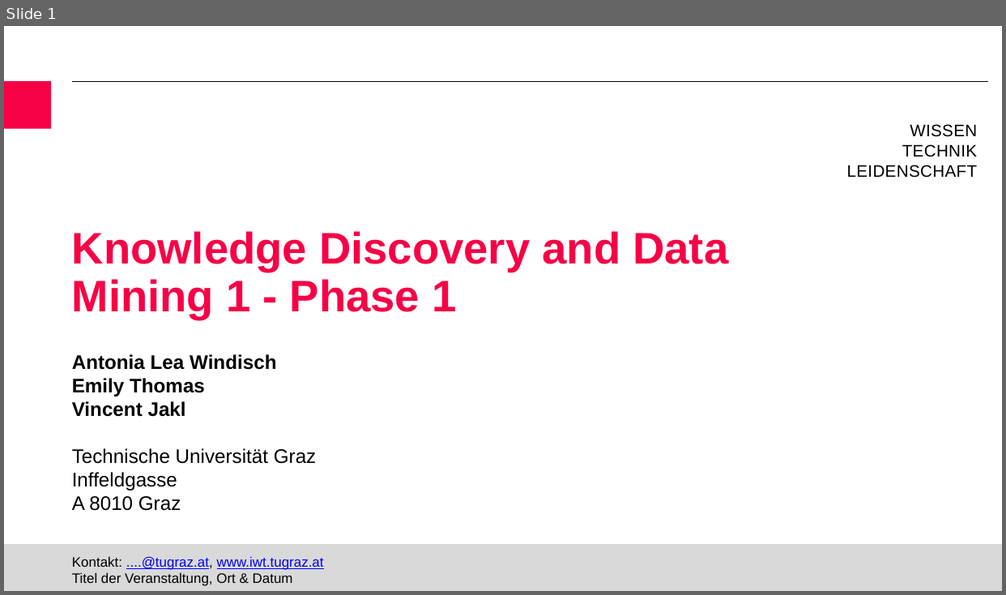
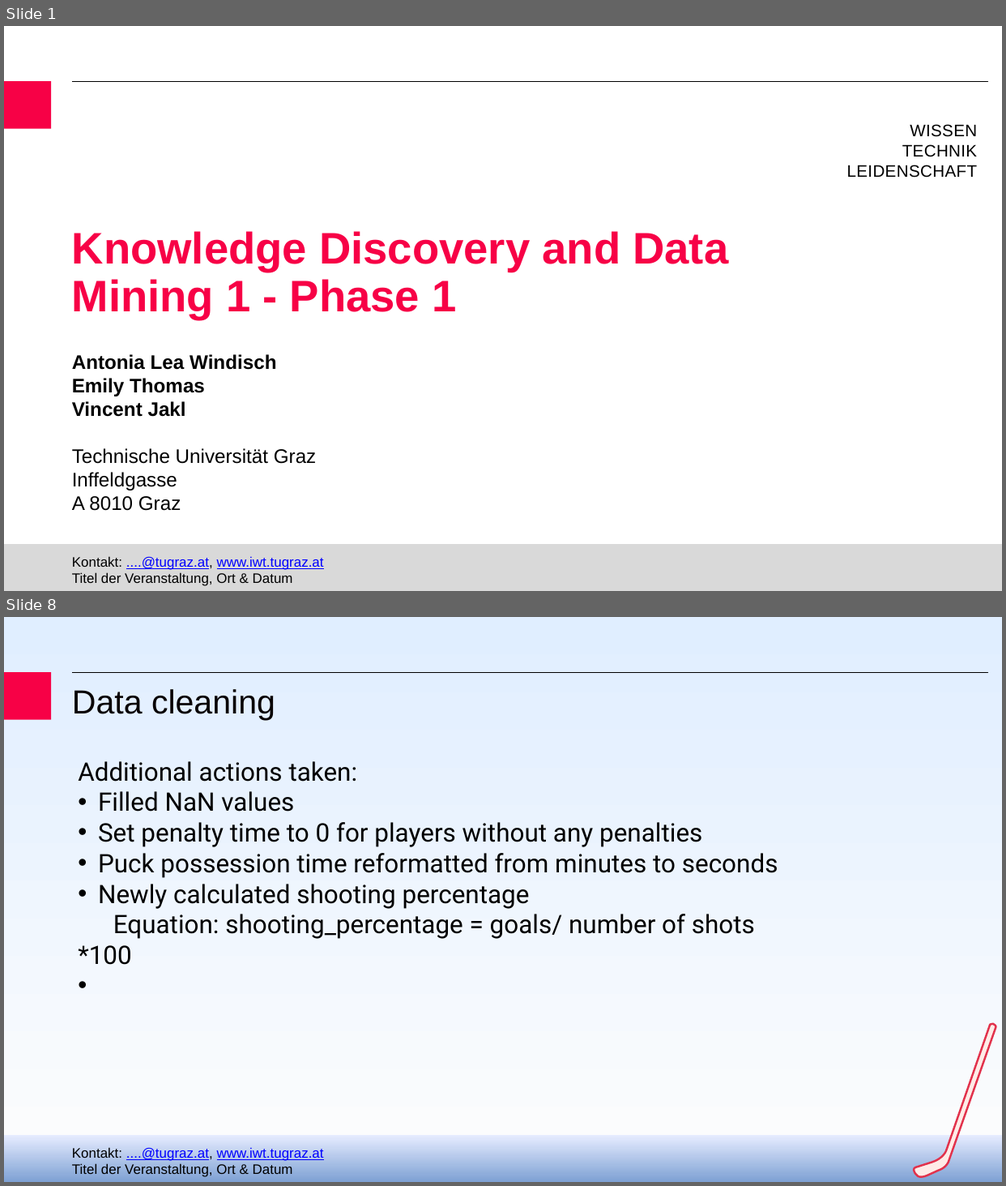
Before and after one commit to jaklvinc/KnowledgeDiscoveryAndDataMining-TUGraz-2026, a slide deck: phase_1/KDDM_phase1_presentation.pptx. Shown one above the other, each under a label of ours: slide 1 before the commit, slides 1 and 8 after it; the slides between them are not shown. The pictures are 1006x595 and 1006x1186 pixels, drawn with LibreOffice and Linux fonts; fonts in the diff are those of the drawing; background and template pictures are left out. Boxes give left, top, right and bottom in pixels: in the first picture for what was removed or moved away, otherwise in the second. Text is boxed around its words. In the diff, an @@ line names an element or a change of style, - is before the commit and + after.

```diff
--- a/phase_1/KDDM_phase1_presentation.pptx
+++ b/phase_1/KDDM_phase1_presentation.pptx
@@ slide 8 added at [4,617,1002,1182], background gradient #FDFDFD to #E0EEFF; not listed: 3 template elements that a slide beside it also shows @@
@@ title added at [72,689,275,721], 34 pt, text #080203 @@
+Data cleaning
@@ text added at [78,761,778,964], 26 pt, text #000000 @@
+Additional actions taken:
+• Filled NaN values
+• Set penalty time to 0 for players without any penalties
+• Puck possession time reformatted from minutes to seconds
+• Newly calculated shooting percentage
+    Equation: shooting_percentage = goals/ number of shots *100
@@ freeform shape added at [914,1024,996,1177], fill #FFEBE7, outline #E2324C 2 pt @@
@@ rectangle added at [4,1135,1002,1182], fill gradient #7DA0D3 to #E6ECFF @@
```
Also in this commit, not shown: 1 slide changed, 8 other slides added, 6 slides removed, 1 other file.
